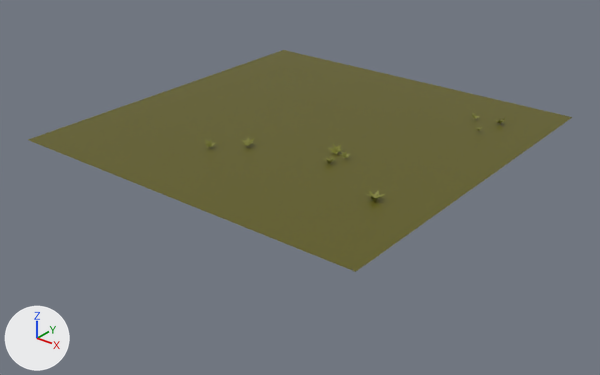
Two versions of the FBX model Assets/Models/Chao 02.fbx, one commit apart.
One viewpoint serves both versions: a 50 mm lens placed at (2.46, -3.15, 1.6), pointed at (0.02, -0.1, -0.29). The axes (+X, +Y, +Z) are drawn at lower left. The lights are the same throughout. Where no turn or scale is listed for an object, it has been applied to the vertices.

Objects in the first picture: 'Chão 02'.
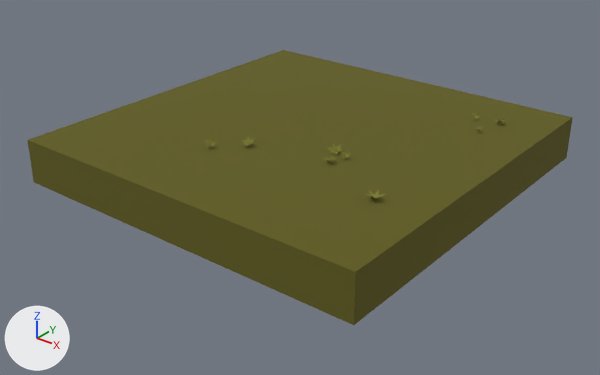
The newer file is also turned or shifted as a whole; pictures and numbers use the older file's frame.

Pixel boxes [x1, y1, x2, y2] of what changed, in the pictures (600 x 375 px):
'Chão 02', surface changed, reshaped (24% taller)
    before: [28, 50, 572, 272]
    after: [27, 50, 573, 325]
part 1 of me_chão_02, added (yellow)
    after: [27, 117, 573, 325]

The change, as a list of edits to the scene's bpy script:
```text
Change mat_atlas_lightmap_pack:
    mat_atlas_lightmap_pack.roughness: 0.5 -> 1.0
Change me_chão_02:
    used by ob_chão_02; location = (0.0, 0.0, 0.0)
    verts and faces of me_chão_02; kept vertices keep their numbers, new ones are numbered from 229
    before: 0 (-1.0, -1.0, 0.0) at pixel (27, 139), 1 (1.0, -1.0, 0.0) at pixel (355, 271), 2 (-1.0, 1.0, 0.0) at pixel (283, 49), 3 (1.0, 1.0, 0.0) at pixel (572, 117)
    remove me_chão_02.from_pydata(...)  # 229 vertices, 217 faces; spans x -1.0..1.0, y -1.0..1.0, z -0.01..0.04
    add me_chão_02.from_pydata(...)  # 233 vertices, 222 faces; spans x -1.0..1.0, y -1.0..1.0, z -0.23..0.04
    me_chão_02 part 1
    add for new, old in zip([*range(229, 233)], [*range(0, 4)]): verts[new] = verts[old] + (0.0, 0.0, -0.23)
    add faces += [(229, 231, 232, 230), (0, 229, 230, 1), (1, 230, 232, 3), (0, 2, 231, 229), (2, 3, 232, 231)]
```
